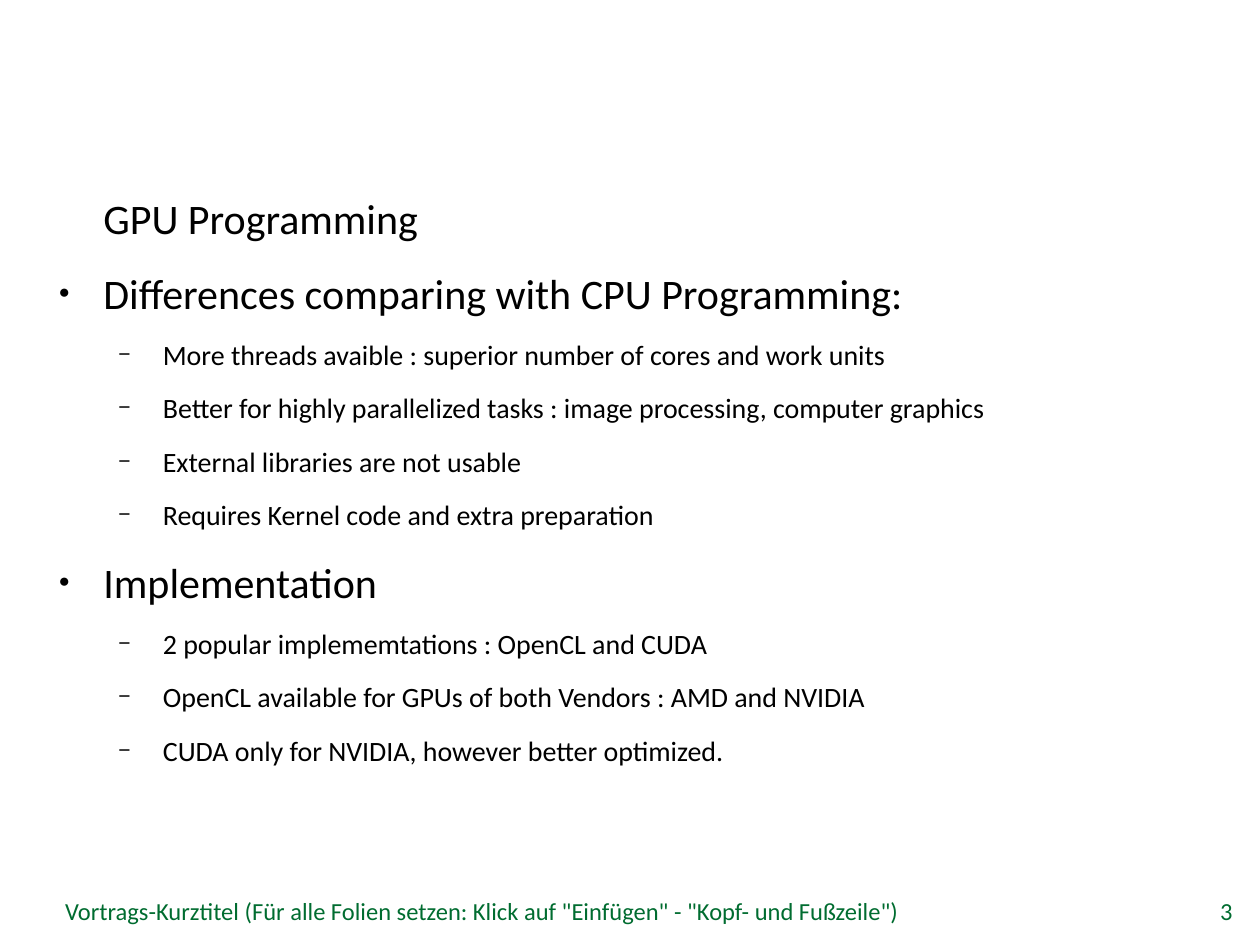
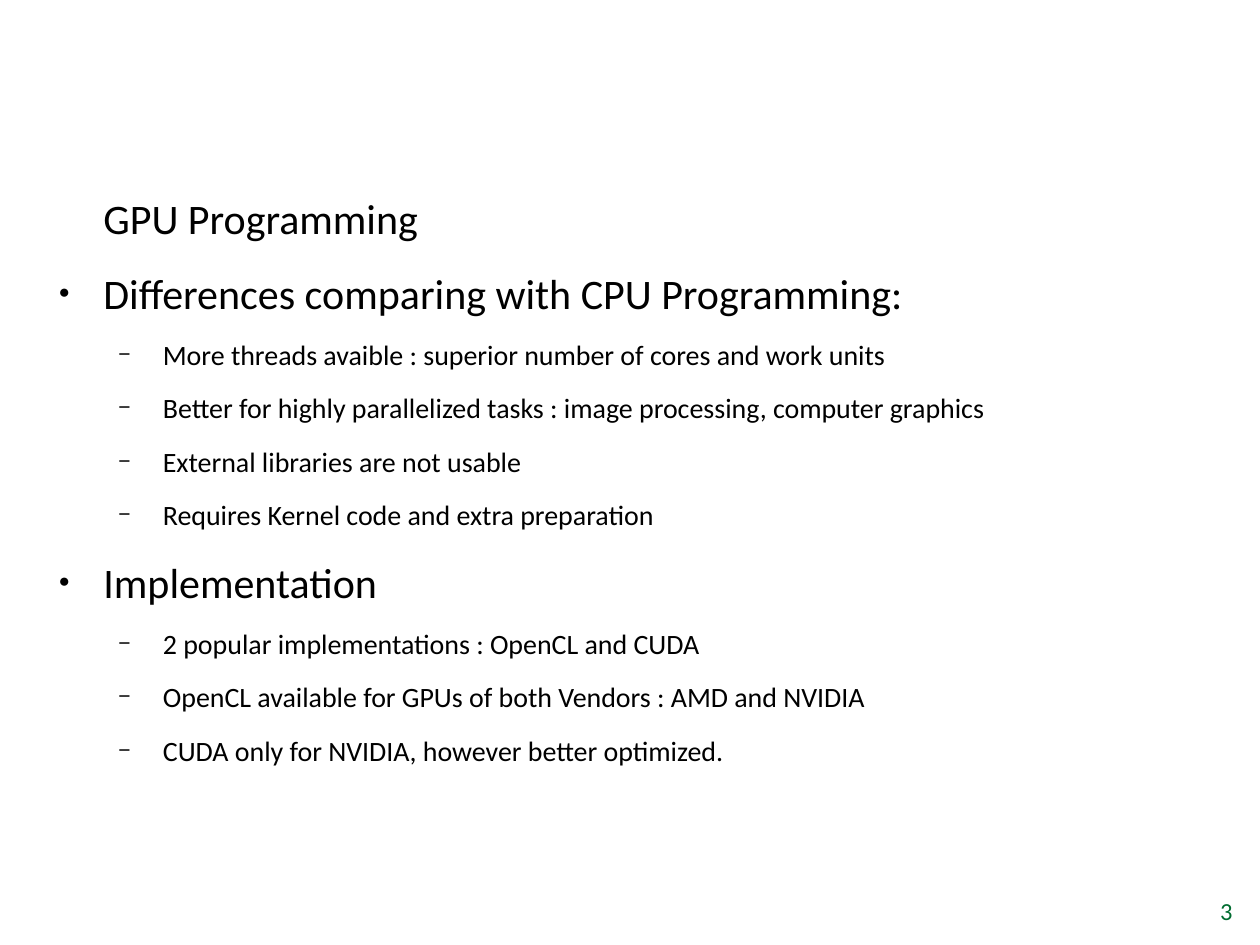
Before and after one commit to tuanpham91/OpenCLBA, a slide deck: slide 3 of Bachelor Thesis.odp. Drawn at 1260x945 pixels with LibreOffice and Linux fonts; fonts in the diff are those of the drawing; background and template pictures are left out. Boxes give left, top, right and bottom in pixels: in the first picture for what was removed or moved away, otherwise in the second. Text is boxed around its words. In the diff, an @@ line names an element or a change of style, - is before the commit and + after.

```diff
--- a/Bachelor Thesis.odp
+++ b/Bachelor Thesis.odp
@@ text at bbox=[163, 634, 700, 659]: text changed @@
-  − 2 popular implememtations : OpenCL and CUDA
+  − 2 popular implementations : OpenCL and CUDA
@@ text removed at bbox=[65, 902, 898, 925] @@
-Vortrags-Kurztitel (Für alle Folien setzen: Klick auf "Einfügen" - "Kopf- und Fußzeile")
```
Also in this commit, not shown: 6 other slides changed, 1 slide added, 1 slide removed, 2 other files.
